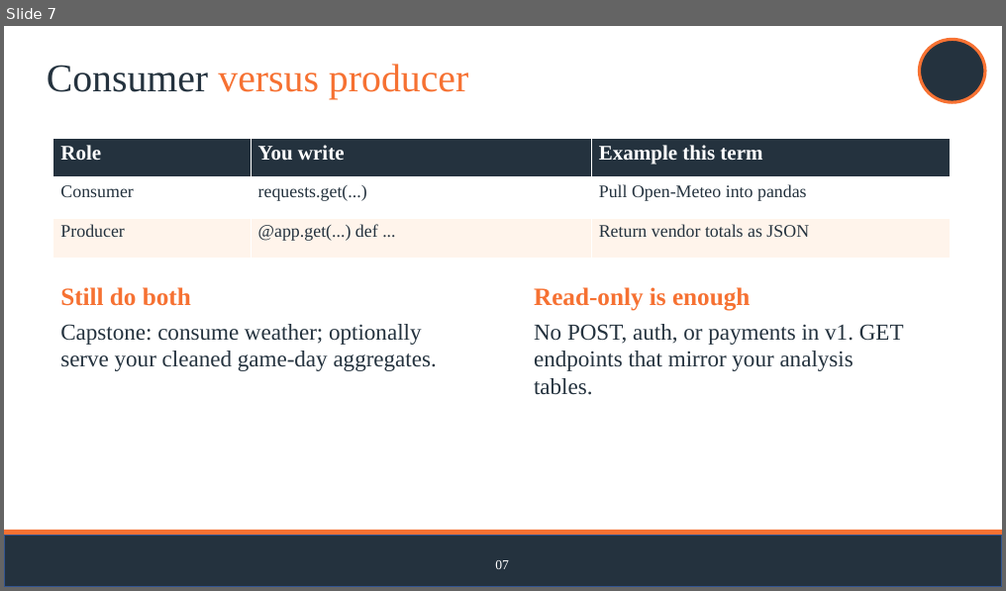
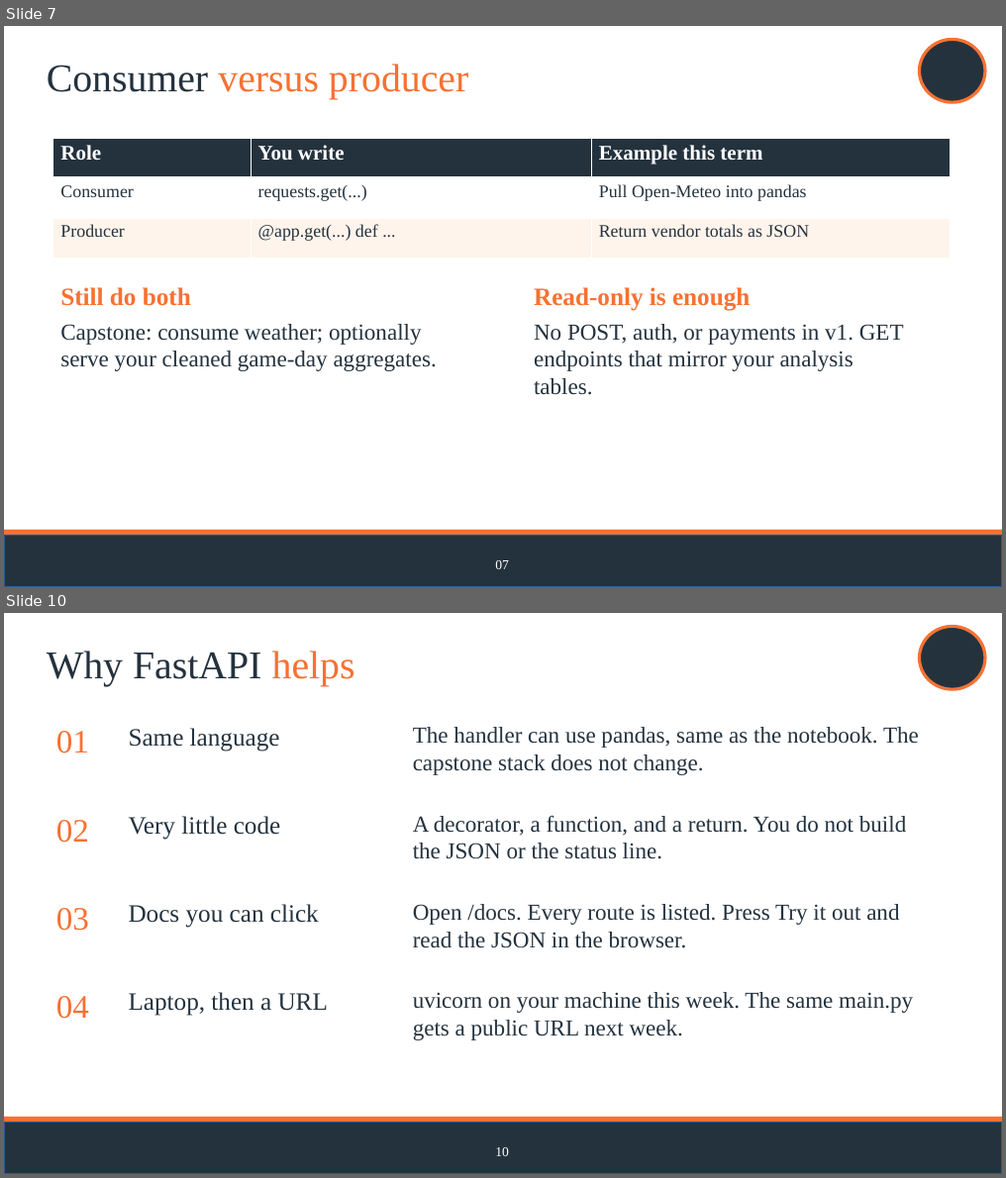
Before and after one commit to jasontpv/DS2002FA26, a slide deck: notebooks/08-capstone-gameday/DS2002 Build Your Own API.pptx. Shown one above the other, each under a label of ours: slide 7 before the commit, slides 7 and 10 after it; the slides between them are not shown. The pictures are 1006x591 and 1006x1178 pixels, drawn with LibreOffice and Linux fonts; fonts in the diff are those of the drawing; background and template pictures are left out. Boxes give left, top, right and bottom in pixels: in the first picture for what was removed or moved away, otherwise in the second. Text is boxed around its words. In the diff, an @@ line names an element or a change of style, - is before the commit and + after.

```diff
--- a/notebooks/08-capstone-gameday/DS2002 Build Your Own API.pptx
+++ b/notebooks/08-capstone-gameday/DS2002 Build Your Own API.pptx
@@ slide 10 added at [4, 613, 1002, 1174], background #FFFFFF; not listed: 3 template elements that a slide beside it also shows @@
@@ title added at [47, 651, 355, 686], 37.9 pt, text #24323E @@
+Why FastAPI helps
@@ text added at [56, 731, 89, 754], 31.5 pt, text #F67132 @@
+01
@@ text added at [129, 728, 280, 752], 24 pt, text #24323E @@
+Same language
@@ text added at [413, 727, 919, 775], 22 pt, text #24323E @@
+The handler can use pandas, same as the notebook. The capstone stack does not change.
@@ text added at [56, 820, 89, 843], 31.5 pt, text #F67132 @@
+02
@@ text added at [129, 816, 281, 840], 24 pt, text #24323E @@
+Very little code
@@ text added at [413, 815, 906, 860], 22 pt, text #24323E @@
+A decorator, a function, and a return. You do not build the JSON or the status line.
@@ text added at [56, 908, 89, 931], 31.5 pt, text #F67132 @@
+03
@@ text added at [129, 904, 319, 928], 24 pt, text #24323E @@
+Docs you can click
@@ text added at [413, 904, 899, 949], 22 pt, text #24323E @@
+Open /docs. Every route is listed. Press Try it out and read the JSON in the browser.
@@ text added at [56, 996, 89, 1019], 31.5 pt, text #F67132 @@
+04
@@ text added at [129, 992, 328, 1016], 24 pt, text #24323E @@
+Laptop, then a URL
@@ text added at [413, 992, 913, 1041], 22 pt, text #24323E @@
+uvicorn on your machine this week. The same main.py gets a public URL next week.
@@ text added at [495, 1148, 509, 1157], 13 pt, text #FFFFFF @@
+10
```
Also in this commit, not shown: 8 slides changed, 4 other slides added, 1 slide removed, 5 other files.
